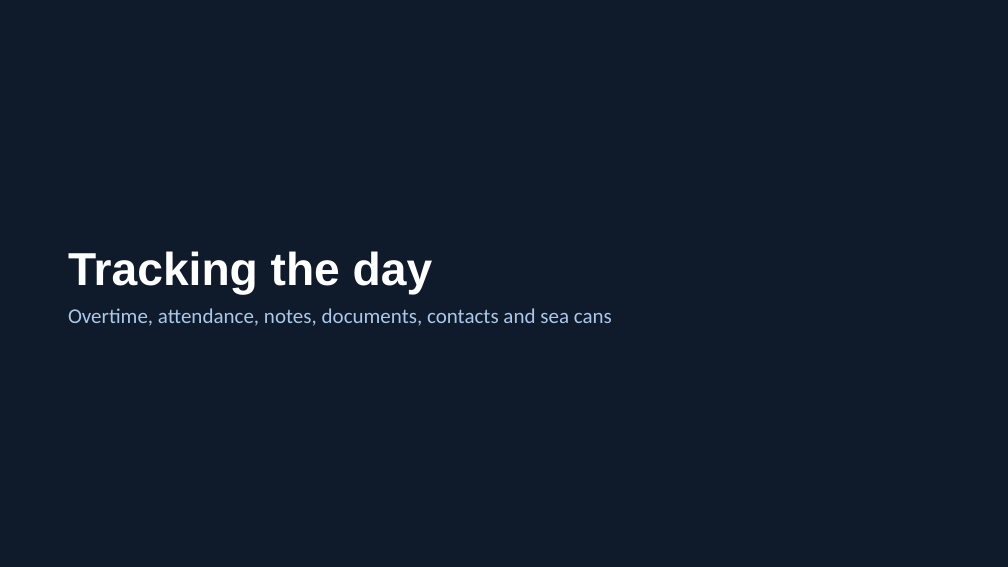
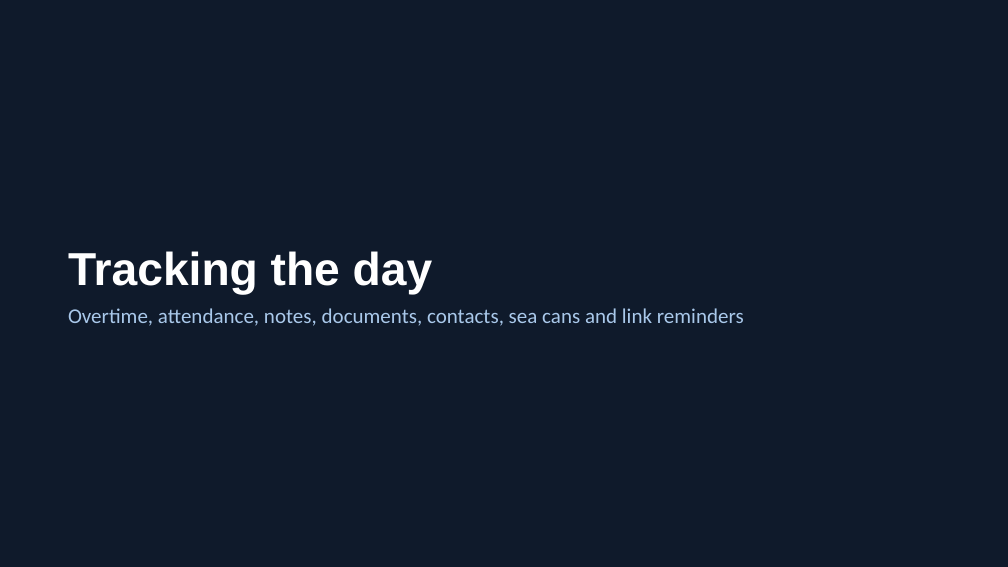
Before and after one commit to tannerjtibbetts-bit/dailyworklog, a slide deck: slide 16 of presentation/Daily Work Log - App Overview.pptx (slide 15 before the commit). Drawn at 1008x567 pixels with LibreOffice and Linux fonts; fonts in the diff are those of the drawing. Boxes give left, top, right and bottom in pixels: in the first picture for what was removed or moved away, otherwise in the second. Text is boxed around its words. In the diff, an @@ line names an element or a change of style, - is before the commit and + after.

```diff
--- a/presentation/Daily Work Log - App Overview.pptx
+++ b/presentation/Daily Work Log - App Overview.pptx
@@ text at bbox=[68, 308, 744, 326]: text changed @@
-Overtime, attendance, notes, documents, contacts and sea cans
+Overtime, attendance, notes, documents, contacts, sea cans and link reminders
```
Also in this commit, not shown: 5 other slides changed, 2 slides added, 1 other file.
